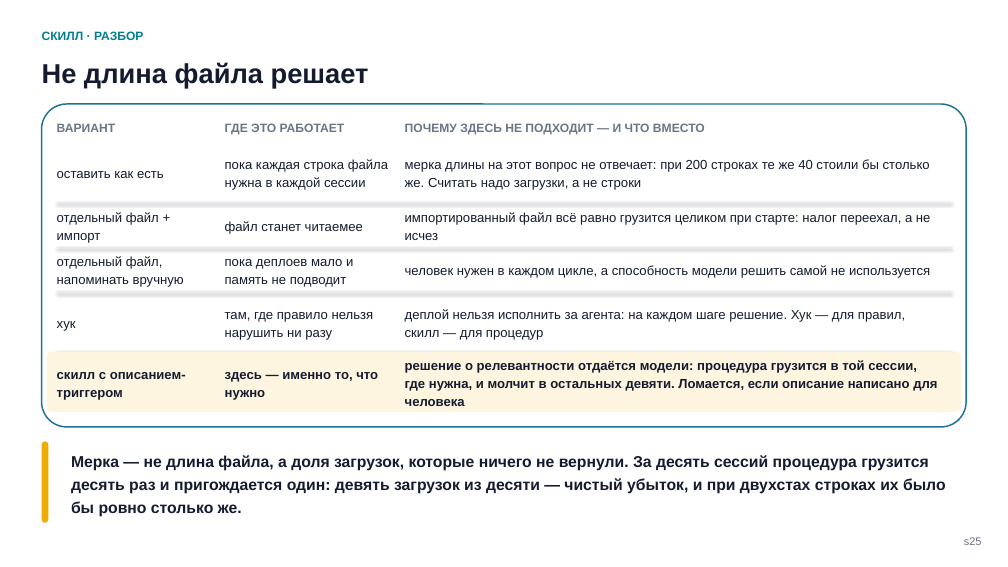
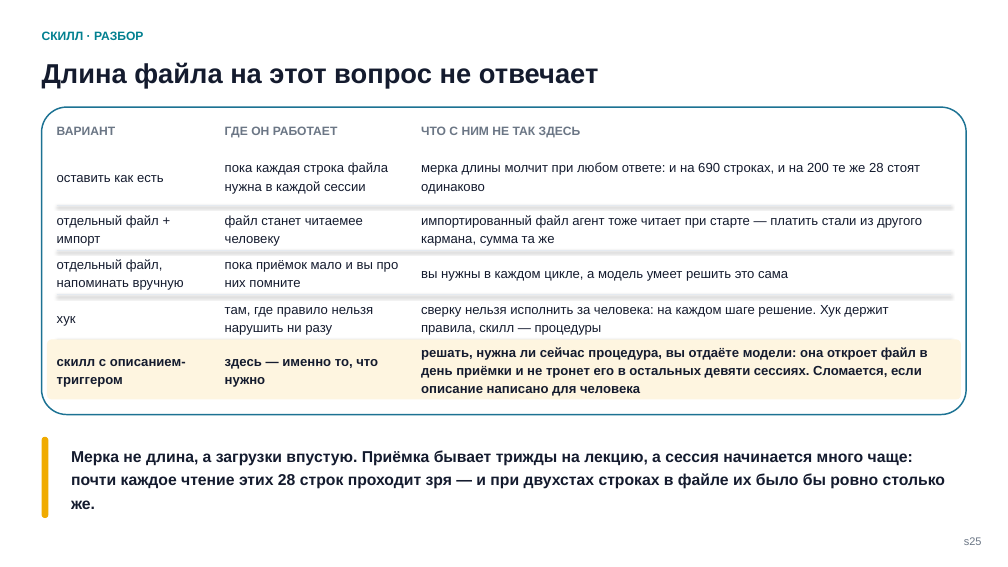
Before and after one commit to tellina-study/AI-usage-lessons, a slide deck: slide 25 of library/seminars/sem-05/rendered/sem-05.pptx. Drawn at 1008x567 pixels with LibreOffice and Linux fonts; fonts in the diff are those of the drawing. Boxes give left, top, right and bottom in pixels: in the first picture for what was removed or moved away, otherwise in the second. Text is boxed around its words. In the diff, an @@ line names an element or a change of style, - is before the commit and + after.

```diff
--- a/library/seminars/sem-05/rendered/sem-05.pptx
+++ b/library/seminars/sem-05/rendered/sem-05.pptx
@@ text at <box>42,62,599,88</box>: text changed @@
-Не длина файла решает
+Длина файла на этот вопрос не отвечает
@@ rounded rectangle: place and size @@
-rounded rectangle at <box>42,104,966,427</box>
+rounded rectangle at <box>42,107,966,415</box>
@@ rounded rectangle at <box>42,107,966,415</box>: proportions changed @@
@@ text "пока каждая строка файла нужна ...": place and size @@
-text "пока каждая строка файла нужна ..." at <box>225,159,388,190</box>
+text "пока каждая строка файла нужна ..." at <box>225,162,388,194</box>
@@ text at <box>225,126,338,138</box>: text changed @@
-ГДЕ ЭТО РАБОТАЕТ
+ГДЕ ОН РАБОТАЕТ
@@ text at <box>421,126,581,137</box>: text changed @@
-ПОЧЕМУ ЗДЕСЬ НЕ ПОДХОДИТ — И ЧТО ВМЕСТО
+ЧТО С НИМ НЕ ТАК ЗДЕСЬ
@@ text at <box>421,162,920,194</box>: text changed @@
-мерка длины на этот вопрос не отвечает: при 200 строках те же 40 стоили бы столько же. Считать надо загрузки, а не строки
+мерка длины молчит при любом ответе: и на 690 строках, и на 200 те же 28 стоят одинаково
@@ text at <box>225,215,363,246</box>: text changed @@
-файл станет читаемее
+файл станет читаемее человеку
@@ text at <box>421,215,922,246</box>: text changed @@
-импортированный файл всё равно грузится целиком при старте: налог переехал, а не исчез
+импортированный файл агент тоже читает при старте — платить стали из другого кармана, сумма та же
@@ text at <box>225,260,399,287</box>: text changed @@
-пока деплоев мало и память не подводит
+пока приёмок мало и вы про них помните
@@ 3 lines, 1 text: place and size @@
-3 lines, 1 text at <box>57,171,951,292</box>
+3 lines, 1 text at <box>57,175,951,295</box>
@@ text "хук": place and size @@
-text "хук" at <box>57,321,76,331</box>
+text "хук" at <box>57,316,76,326</box>
@@ text "там, где правило нельзя нарушить ...": place and size @@
-text "там, где правило нельзя нарушить ..." at <box>225,312,374,340</box>
+text "там, где правило нельзя нарушить ..." at <box>225,307,374,335</box>
@@ text at <box>421,271,788,281</box>: text changed @@
-человек нужен в каждом цикле, а способность модели решить самой не используется
+вы нужны в каждом цикле, а модель умеет решить это сама
@@ text at <box>421,305,888,335</box>: text changed @@
-деплой нельзя исполнить за агента: на каждом шаге решение. Хук — для правил, скилл — для процедур
+сверку нельзя исполнить за человека: на каждом шаге решение. Хук держит правила, скилл — процедуры
@@ 1 text, 1 line, 1 rounded rectangle: place and size @@
-1 text, 1 line, 1 rounded rectangle at <box>47,352,961,411</box>
+1 text, 1 line, 1 rounded rectangle at <box>47,340,961,399</box>
@@ text "здесь — именно то, что ...": place and size @@
-text "здесь — именно то, что ..." at <box>225,372,378,400</box>
+text "здесь — именно то, что ..." at <box>225,359,378,387</box>
@@ text at <box>421,347,928,396</box>: text changed @@
-решение о релевантности отдаётся модели: процедура грузится в той сессии, где нужна, и молчит в остальных девяти. Ломается, если описание написано для человека
+решать, нужна ли сейчас процедура, вы отдаёте модели: она откроет файл в день приёмки и не тронет его в остальных девяти сессиях. Сломается, если описание написано для человека
@@ rounded rectangle: place and size @@
-rounded rectangle at <box>42,442,48,523</box>
+rounded rectangle at <box>42,437,48,518</box>
@@ text at <box>71,450,945,509</box>: text changed @@
-Мерка — не длина файла, а доля загрузок, которые ничего не вернули. За десять сессий процедура грузится десять раз и пригождается один: девять загрузок из десяти — чистый убыток, и при двухстах строках их было бы ровно столько же.
+Мерка не длина, а загрузки впустую. Приёмка бывает трижды на лекцию, а сессия начинается много чаще: почти каждое чтение этих 28 строк проходит зря — и при двухстах строках в файле их было бы ровно столько же.
```
Also in this commit, not shown: 14 other slides changed, 10 slides added, 10 slides removed, 48 other files.
